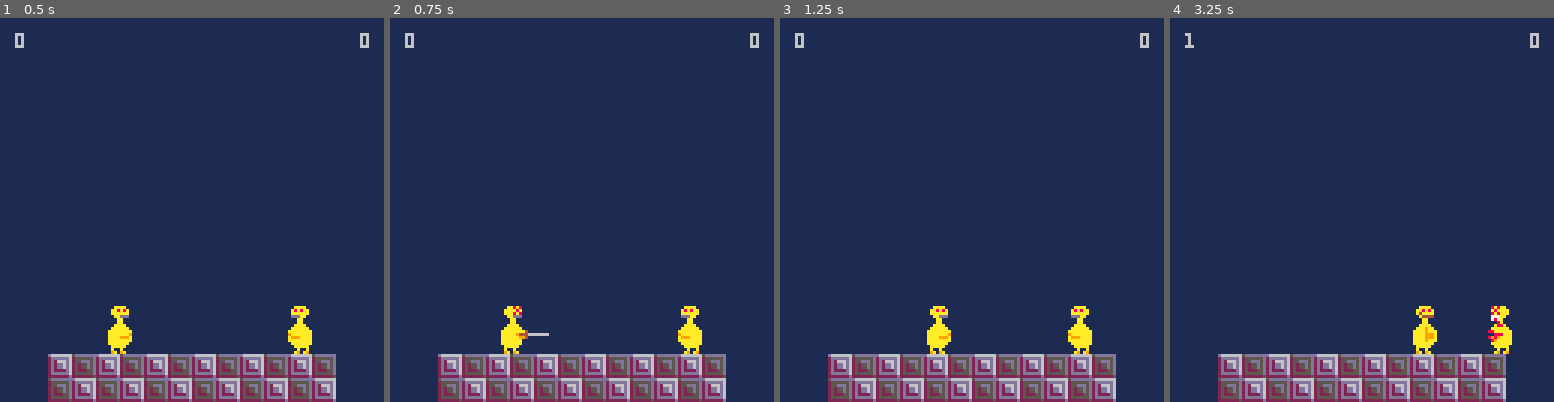
Above: before the commit, frames 1-4 (left to right).
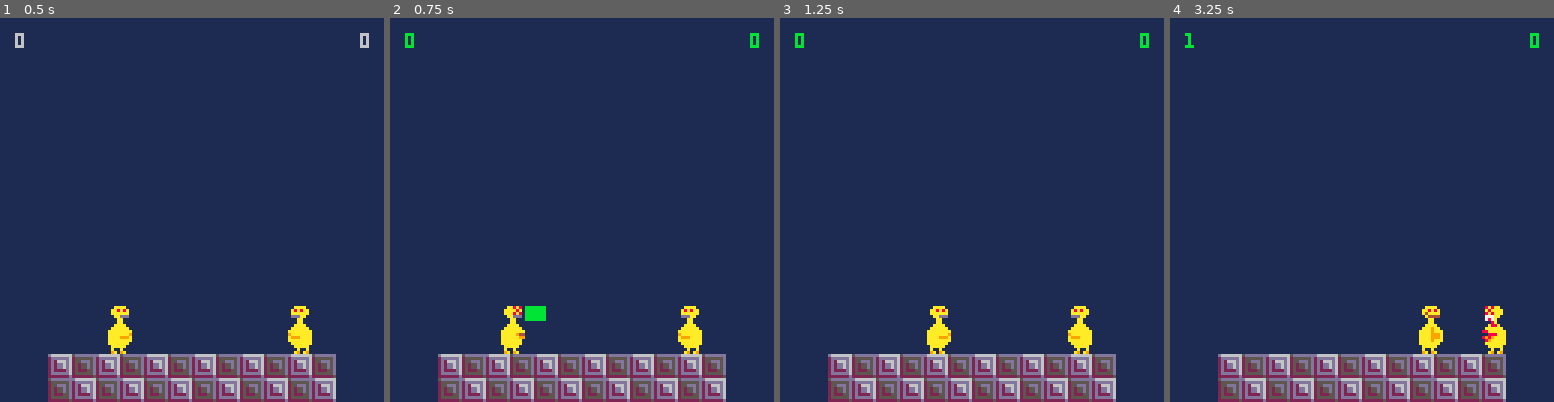
Above: after the commit, the same moments.

Repository: davidjtferguson/dancejab
Game: PICO-8 cartridge jab.p8
Two runs of this game, one before a commit and one after it. Both use one fixed random seed, a clock stepped at 60 frames per second and the inputs below.
Inputs:
- Up to frame 1 (0.5 s): tap X (X key) at 0.33 s
- Up to frame 2 (0.75 s): tap O (Z key) at 0.7 s
- Up to frame 3 (1.25 s): tap X (X key) at 1.07 s
- Up to frame 4 (3.25 s): hold Right 1.6-2.1 s; tap O (Z key) every 0.4 s from 1.7 to 2.9 s; tap X (X key) at 1.85, 2.97 s; hold Right 2.47-3.03 s; hold Left from 3.08 s (still down)

Frame 1 is identical in both runs. In frame 2, 0.4% of the frame differs, in the area x 3-97%, y 3-84%; in frame 3, 0.1%; in frame 4, 1.1%, in the area x 3-97%, y 3-88%.

Commit message:
removed sword. Draw rectangle for hitbox now. Fixed positioning for different sizes

Diff:
--- a/jab.p8
+++ b/jab.p8
@@ -39,7 +39,7 @@
   -- ... and probs don't work
   width=8,
   height=16,
-  jabwidth=8,
+  jabwidth=6,
   jabheight=4,
 
   --vars, don't edit
@@ -306,12 +306,13 @@
 end
 
 function updatehitbox(box)
+ --track av pos
  if not box.av.flipped then
-  box.x=box.av.x+8
-  box.y=box.av.y+8
+  box.x=box.av.x+box.av.width
+  box.y=box.av.y
  else
-  box.x=box.av.x-8
-  box.y=box.av.y+8
+  box.x=box.av.x-box.width-1
+  box.y=box.av.y
  end
 
  --remove once jab is over
@@ -340,7 +341,9 @@
  spr(p2.s,p2.x,p2.y,1,2,p2.flipped)
 
  for box in all(hitboxes) do
-  spr(23,box.x,box.y,1,1,box.av.flipped)
+  rectfill(box.x,box.y,
+   box.x+box.width,
+   box.y+box.height,11)
  end
 
  --game info
@@ -352,7 +355,10 @@
  print(test,0,0)
 end
 
---only tested in x axis
+-->8
+--collisions
+
+--only in x axis
 function aabbcollision(a,b)
  if
     --a.y>b.y+b.height or
@@ -364,8 +370,6 @@
 
  return true
 end
--->8
---utils
 
 function checkavflagarea(av,f)
  return checkflagarea(av.x,av.y,av.width,av.height,f)
@@ -393,9 +397,9 @@
 007007002d2222d6000aa000000bb000000cc00000022000000aa00000000000000a8000000aa0000988889009cccc9006767700006777770700775777770670
 000000002dddddd600aaaa0000bbbb0000cccc000022220000aaaa000000000000a88a0000aaaa0004a88a4004acca4006755006707777770700770777770670
 000000002222222d0aaaaaa00bbbbbb00cccccc0022222200aaaaaa0000000000aaaaaa00aaa9aa0004994000049940007777007707700006700770067000670
-5dddddddccccccccaaaaaaaabbbbbbbbcccccccc22222222aaaaaaaa40000000aaaaaa88aaaa9aaa0049940000000000077670077077006707777705770b5770
-2555555dccccccccaaaaaaa9bbbbbbbdcccccccd22222292aaaaa94446666666aaa88800aaaa999a04adda4000000000077000077077007707777700770bb00b
-255ddd5dccccccccaaaa999abbbbdddbccccdddc22229922aaaaaa9940000000aaaa9898aaaa999a09dd6790000000000770bb076077777707007700770bbbbb
+5dddddddccccccccaaaaaaaabbbbbbbbcccccccc22222222aaaaaaaa00000000aaaaaa88aaaa9aaa0049940000000000077670077077006707777705770b5770
+2555555dccccccccaaaaaaa9bbbbbbbdcccccccd22222292aaaaa94400000000aaa88800aaaa999a04adda4000000000077000077077007707777700770bb00b
+255ddd5dccccccccaaaa999abbbbdddbccccdddc22229922aaaaaa9900000000aaaa9898aaaa999a09dd6790000000000770bb076077777707007700770bbbbb
 25255d5dccccccccaaaaaaaabbbbbbbbcccccccc22222222aaaaaaa000000000aaaaa980aaaa9aaa09dd7690000000000670bb055067777707007700770b5000
 25255d5dccccccccaaaaaaa0bbbbbbb0ccccccc022222220aaaaaaa000000000aaaaaaa0aaaaaaa009dddd90000000000770bbbbbb05500007007700770b0670
 2522255dcccccccc0aaaaa000bbbbb000ccccc00022222000aaaaa00000000000aaaaa000aaaaa0009dddd90000000000000bbbbbbbbbbb005bb5000670b0660
